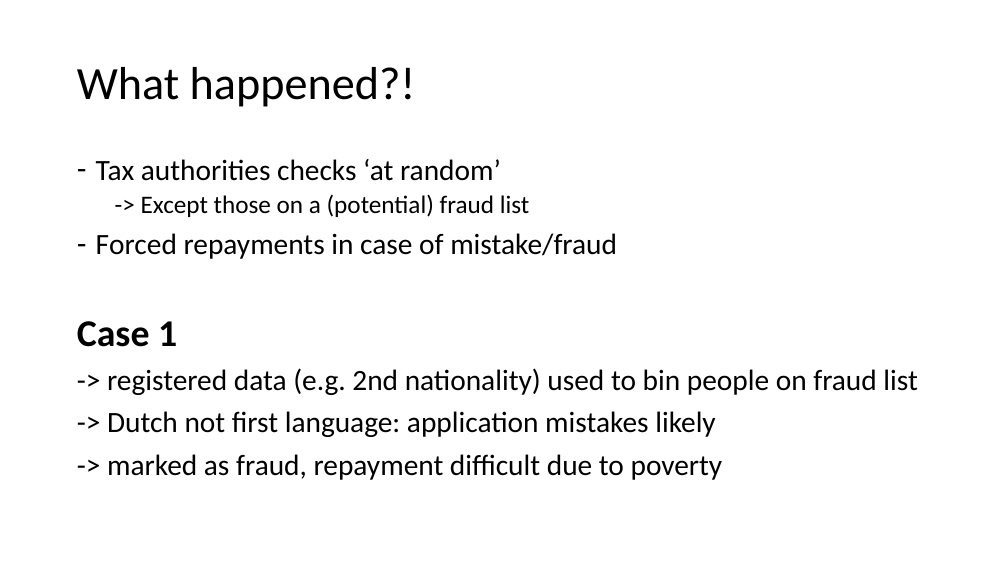
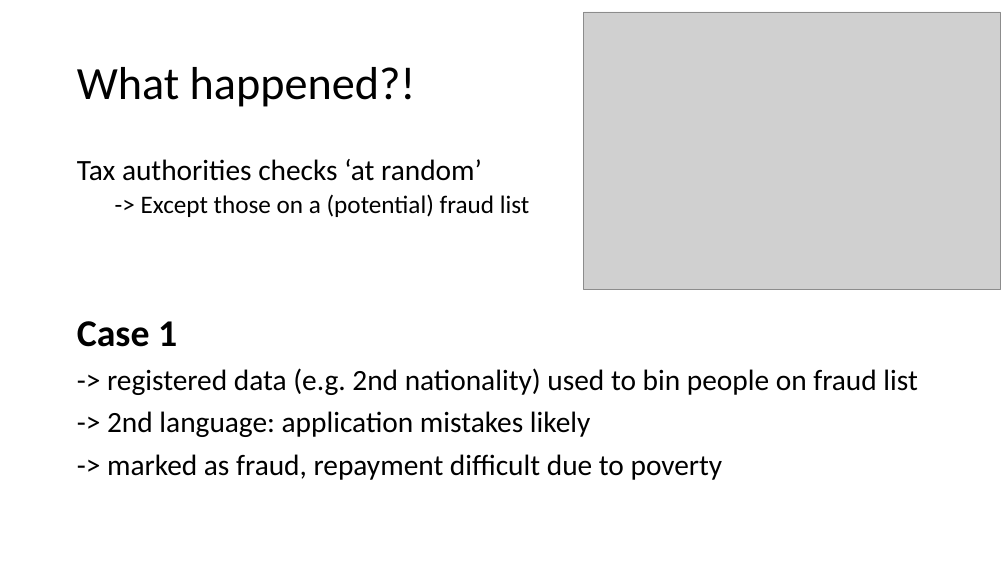
Before and after one commit to Thijmen18/codeclan_homework_ThijmenB, a slide deck: slide 5 of week_03/day_4/Presentation_data_ethics.pptx. Drawn at 1008x567 pixels with LibreOffice and Linux fonts; fonts in the diff are those of the drawing; grey boxes stand for pictures. Boxes give left, top, right and bottom in pixels: in the first picture for what was removed or moved away, otherwise in the second. Text is boxed around its words. In the diff, an @@ line names an element or a change of style, - is before the commit and + after.

```diff
--- a/week_03/day_4/Presentation_data_ethics.pptx
+++ b/week_03/day_4/Presentation_data_ethics.pptx
@@ picture added at (584,12,1000,290) @@
@@ text at (77,159,482,181): bullet - to none @@
@@ text at (96,233,617,259): paragraph removed @@
-– Forced repayments in case of mistake/fraud
@@ text at (107,411,591,437): text changed @@
--> Dutch not first language: application mistakes likely
+-> 2nd language: application mistakes likely
```
Also in this commit, not shown: 4 other slides changed, 1 other file.
